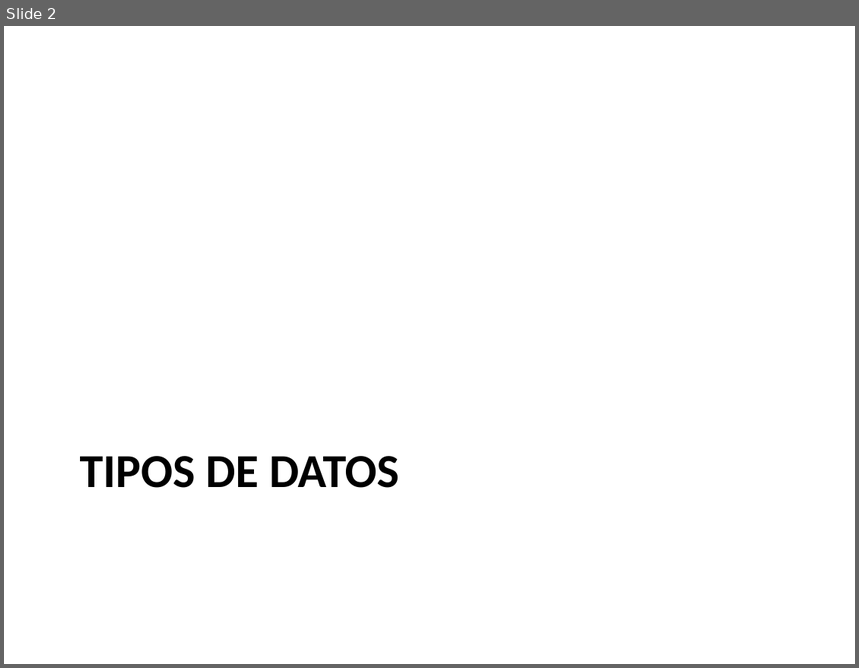
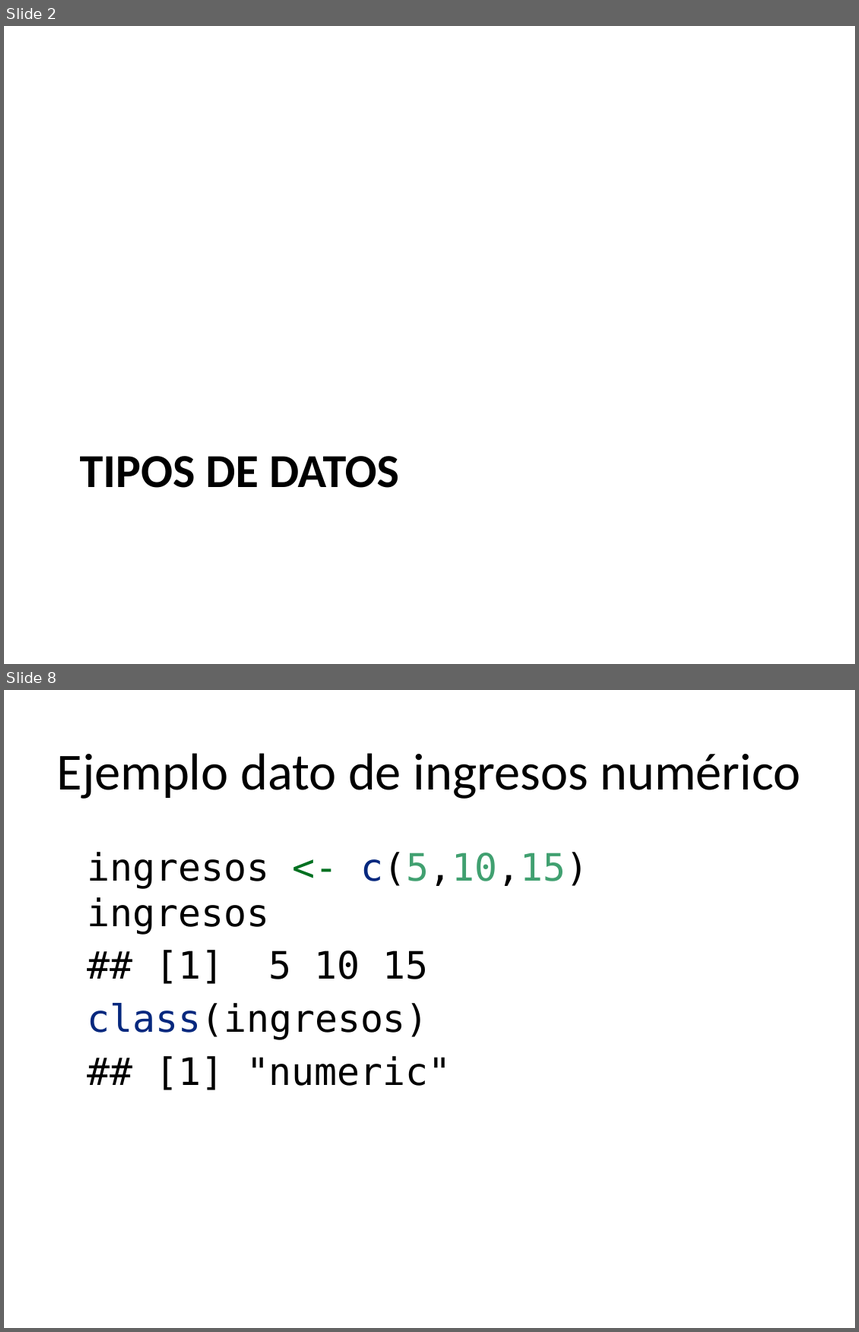
Before and after one commit to rpizarrog/CIIT.-Diplomado-en-Ciencia-de-los-Datos-e-IoT, a slide deck: Módulo II/estadistica descriptiva y probabilidad/tipos-de-datos.pptx. Shown one above the other, each under a label of ours: slide 2 before the commit, slides 2 and 8 after it; the slides between them are not shown. The pictures are 859x668 and 859x1332 pixels, drawn with LibreOffice and Linux fonts; fonts in the diff are those of the drawing. Boxes give left, top, right and bottom in pixels: in the first picture for what was removed or moved away, otherwise in the second. Text is boxed around its words. In the diff, an @@ line names an element or a change of style, - is before the commit and + after.

```diff
--- a/Módulo II/estadistica descriptiva y probabilidad/tipos-de-datos.pptx
+++ b/Módulo II/estadistica descriptiva y probabilidad/tipos-de-datos.pptx
@@ slide 8 added at bbox=[4, 690, 855, 1328], background #FFFFFF @@
@@ title added at bbox=[57, 753, 800, 799], 44 pt, text #000000 @@
+Ejemplo dato de ingresos numérico
@@ text added at bbox=[87, 852, 588, 1091], 32 pt, text #000000 @@
+ingresos <- c(5,10,15)
+ingresos
+## [1] 5 10 15
+class(ingresos)
+## [1] "numeric"
```
Also in this commit, not shown: 2 slides changed, 5 other slides added.
